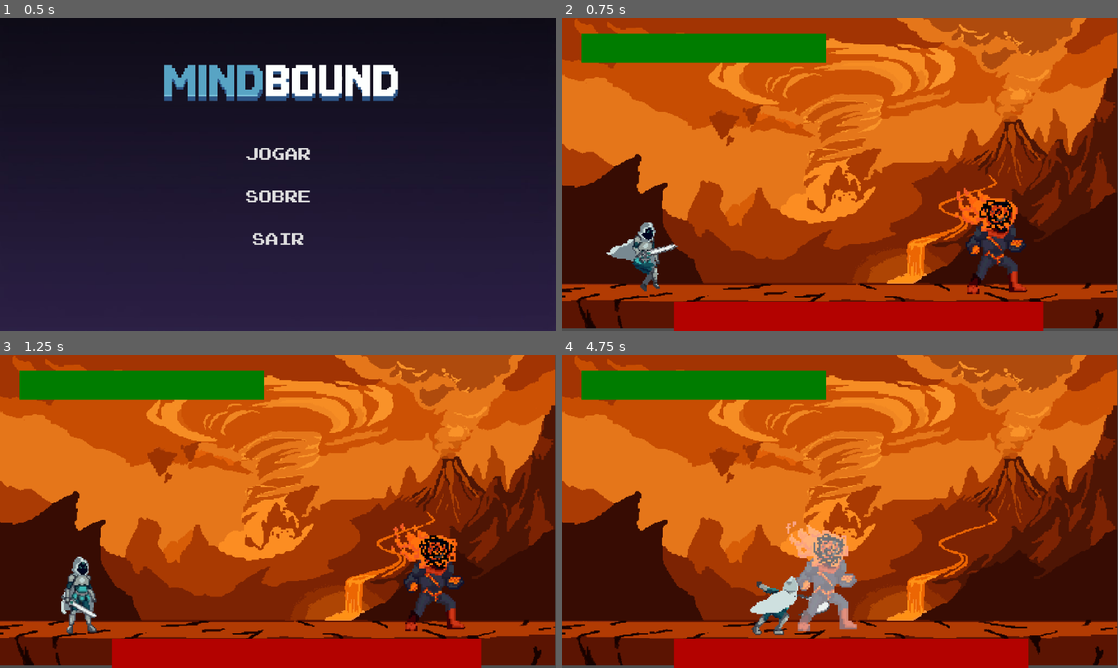
Above: before the commit, frames 1-4 (two rows, left to right).
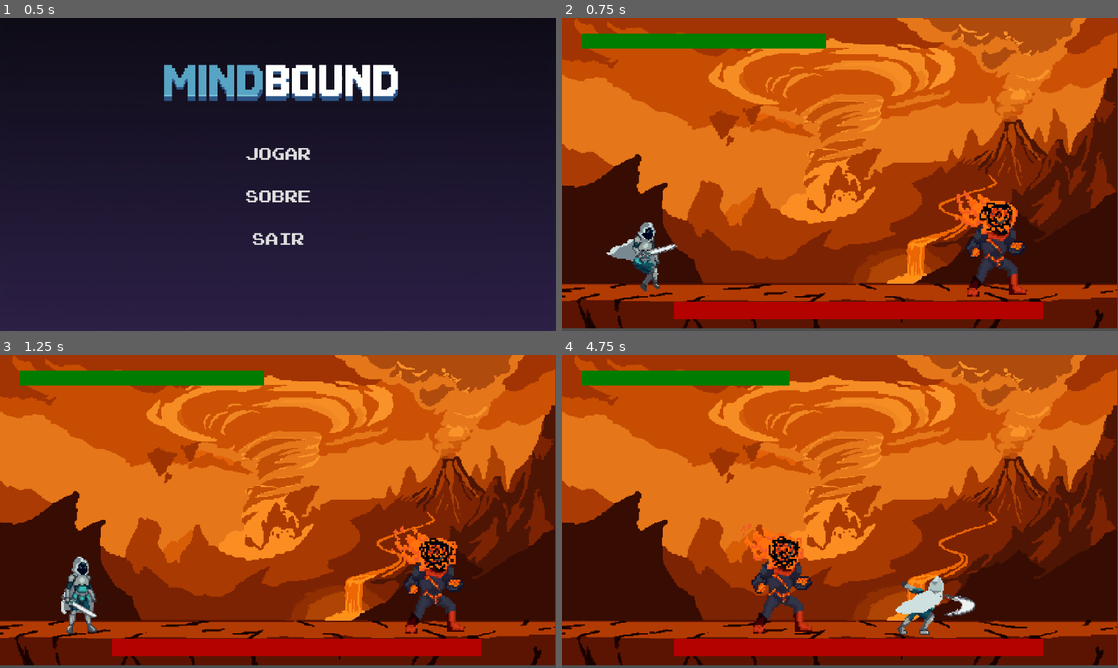
Above: after the commit, the same moments.

Repository: Yagohsl/Mindbound
Game: Godot game, scene res://screens/menu_principal.tscn
The game is run twice, just before and just after one commit, with the same random seed, the same clock (stepped at 60 frames per second) and the same inputs.
Inputs:
- Up to frame 1 (0.5 s): no input
- Up to frame 2 (0.75 s): click "JOGAR" at 0.5 s
- Up to frame 3 (1.25 s): no input
- Up to frame 4 (4.75 s): hold Right (move_right) 1.28-2.78 s; tap X (attack) at 1.35, 2.3, 2.85, 3.8, 4.35 s; tap Space (jump) at 1.52, 2.27, 3.77, 4.52 s; tap C (dash) at 1.55, 2.1, 3.05, 3.6, 4.55 s; hold Left (move_left) 2.78-3.53 s; hold Right (move_right) from 3.53 s (still down)

Frame 1 is identical in both runs. In frame 2, 5.9% of the frame differs, in the area x 3-87%, y 9-100%; in frame 3, 5.9%; in frame 4, 11%, in the area x 3-87%, y 4-100%.

Commit message:
Implement collision layers and player invincibility

Diff:
--- a/boss_ansiedade.gd
+++ b/boss_ansiedade.gd
@@ -34,6 +34,7 @@
 @onready var anim = $AnimationPlayer
 @onready var sprite = $Sprite2D
 @onready var decision_timer = $DecisionTimer
+@onready var damage_area = $DamageArea
 
 # var de controle de ataques
 var dash_direction: int = 0
@@ -48,6 +49,10 @@
 	# gravidade
 	if not is_on_floor() and current_state != State.TELEPORT:
 		velocity.y += gravity * delta
+
+	var bodies = damage_area.get_overlapping_bodies()
+	for body in bodies:
+		body.take_damage(attack_value)
 
 	# execucao da maquina de estados
 	match current_state:
@@ -67,6 +72,9 @@
 			var step = dash_speed * delta
 			velocity.x = dash_direction * dash_speed
 			dash_distance_left -= step
+
+			if is_on_wall():
+				dash_distance_left = 0
 
 			if dash_distance_left <= 0:
 				velocity.x = 0
--- a/boss_ansiedade.tscn
+++ b/boss_ansiedade.tscn
@@ -179,18 +179,15 @@
 &"run": SubResource("Animation_ctdoh")
 }
 
-[sub_resource type="CapsuleShape2D" id="CapsuleShape2D_j6dw7"]
-radius = 63.0
-height = 248.0
+[sub_resource type="RectangleShape2D" id="RectangleShape2D_d2ree"]
+size = Vector2(76, 196)
 
 [sub_resource type="RectangleShape2D" id="RectangleShape2D_2cmim"]
 size = Vector2(111, 243)
 
 [node name="BossAnsiedade" type="CharacterBody2D" unique_id=141011473]
+collision_layer = 4
 script = ExtResource("1_3dk8s")
-speed = null
-dash_speed = null
-health = null
 projectile_scene = ExtResource("2_eu3k4")
 
 [node name="Sprite2D" type="Sprite2D" parent="." unique_id=1486758928]
@@ -205,17 +202,19 @@
 libraries/ = SubResource("AnimationLibrary_k8tpd")
 
 [node name="CollisionShape2D" type="CollisionShape2D" parent="." unique_id=1983617317]
-position = Vector2(-1, 3)
-shape = SubResource("CapsuleShape2D_j6dw7")
+position = Vector2(-7, 23)
+shape = SubResource("RectangleShape2D_d2ree")
 
 [node name="DecisionTimer" type="Timer" parent="." unique_id=721603857]
 wait_time = 1.5
 autostart = true
 
 [node name="DamageArea" type="Area2D" parent="." unique_id=1856169471]
+collision_layer = 0
+collision_mask = 2
 
 [node name="CollisionShape2D" type="CollisionShape2D" parent="DamageArea" unique_id=1749982500]
-position = Vector2(-2.5, 7.5)
+position = Vector2(-5, 15)
 shape = SubResource("RectangleShape2D_2cmim")
 
 [connection signal="timeout" from="DecisionTimer" to="." method="_on_decision_timer_timeout"]
--- a/heroi.gd
+++ b/heroi.gd
@@ -21,6 +21,8 @@
 var is_dashing = false
 var dash_time_left = 0.0
 var dash_cooldown = 0.0
+var is_invincible: bool = false
+@export var invincibility_time: float = 1.0
 
 func _ready() -> void:
 	# Garante que a hitbox começa desativada para não causar dano à toa
@@ -108,11 +110,22 @@
 	move_and_slide()
 
 func take_damage(amount):
+	if is_invincible:
+		return
 	current_health -= amount
 	health_changed.emit(current_health)
-	flash()
+
 	if current_health <= 0:
 		die()
+	else:
+		trigger_invincibility()
+
+func trigger_invincibility():
+	is_invincible = true
+	flash()
+	# espera o tempo de invencibilidade acabar
+	await get_tree().create_timer(invincibility_time).timeout
+	is_invincible = false
 
 func flash():
 	var mat = sprite.material
@@ -121,9 +134,7 @@
 		tween.tween_property(mat, "shader_parameter/flash_modifier", 1.0, 0.0)
 		tween.tween_property(mat, "shader_parameter/flash_modifier", 0.0, 0.15)
 
-# --- MÉTODOS DE CONTROLE DA HITBOX NA ANIMAÇÃO ---
 
-# Chame esta função via Animation Track (Call Method) no exato frame em que a espada acerta o golpe
 func enable_attack_hitbox():
 	if attack_collision:
 		attack_collision.disabled = false
--- a/heroi.tscn
+++ b/heroi.tscn
@@ -176,9 +176,10 @@
 height = 166.0
 
 [sub_resource type="RectangleShape2D" id="RectangleShape2D_u8108"]
-size = Vector2(104, 156.5)
-
-[node name="Heroi" type="CharacterBody2D" unique_id=1426187125]
+size = Vector2(179, 156.5)
+
+[node name="Heroi" type="CharacterBody2D" unique_id=1426187125 groups=["player"]]
+collision_layer = 2
 script = ExtResource("1_u8108")
 
 [node name="Sprite2D" type="Sprite2D" parent="." unique_id=415706927]
@@ -196,9 +197,11 @@
 shape = SubResource("CapsuleShape2D_k7ye4")
 
 [node name="AttackHitbox" type="Area2D" parent="." unique_id=933961876]
+collision_layer = 2
+collision_mask = 4
 
 [node name="CollisionShape2D" type="CollisionShape2D" parent="AttackHitbox" unique_id=1800750668]
-position = Vector2(74, 8.75)
+position = Vector2(111.5, 8.75)
 shape = SubResource("RectangleShape2D_u8108")
 
 [connection signal="animation_finished" from="AnimationPlayer" to="." method="_on_animation_player_animation_finished"]
--- a/project.godot
+++ b/project.godot
@@ -48,6 +48,12 @@
 ]
 }
 
+[layer_names]
+
+2d_render/layer_1="Cenario"
+2d_render/layer_2="Heroi"
+2d_render/layer_3="Inimigos"
+
 [physics]
 
 3d/physics_engine="Jolt Physics"
--- a/projeteis_ansiedade.gd
+++ b/projeteis_ansiedade.gd
@@ -38,7 +38,7 @@
 # Conecte este sinal usando a aba "Node" ao lado do "Inspector"
 func _on_body_entered(body):
 	if body.is_in_group("player"):
-		# Substitui o "hasattr(target, 'dashing')" do Python
-		if body.has_method("take_damage") and not body.dashing:
+		# Corrigido de 'dashing' para 'is_dashing'
+		if body.has_method("take_damage") and not body.is_dashing:
 			body.take_damage(damage)
 			queue_free() # Some ao acertar
--- a/projeteis_ansiedade.tscn
+++ b/projeteis_ansiedade.tscn
@@ -1,12 +1,21 @@
 [gd_scene format=3 uid="uid://br7tf3apryfor"]
 
 [ext_resource type="Script" uid="uid://c8ujet4ig3vlh" path="res://projeteis_ansiedade.gd" id="1_yn7i1"]
+[ext_resource type="Texture2D" uid="uid://ciwyyj4qv0qq8" path="res://assets/images/game/fighters/projectile.png" id="2_sf0kb"]
+
+[sub_resource type="CapsuleShape2D" id="CapsuleShape2D_ecnqf"]
+radius = 16.0
+height = 34.0
 
 [node name="ProjeteisAnsiedade" type="Area2D" unique_id=594192946]
 script = ExtResource("1_yn7i1")
 
 [node name="Sprite2D" type="Sprite2D" parent="." unique_id=1908430827]
+scale = Vector2(3, 3)
+texture = ExtResource("2_sf0kb")
 
 [node name="CollisionShape2D" type="CollisionShape2D" parent="." unique_id=1280588446]
+position = Vector2(0, 1)
+shape = SubResource("CapsuleShape2D_ecnqf")
 
 [connection signal="body_entered" from="." to="." method="_on_body_entered"]
--- a/screens/arena_batalha.tscn
+++ b/screens/arena_batalha.tscn
@@ -27,6 +27,9 @@
 [sub_resource type="RectangleShape2D" id="RectangleShape2D_toxup"]
 size = Vector2(1397, 90)
 
+[sub_resource type="RectangleShape2D" id="RectangleShape2D_xojux"]
+size = Vector2(20, 709)
+
 [node name="Arena" type="Node2D" unique_id=50696584]
 script = ExtResource("1_28jst")
 
@@ -36,7 +39,7 @@
 offset_left = 45.0
 offset_top = 36.0
 offset_right = 608.0
-offset_bottom = 103.0
+offset_bottom = 70.0
 value = 100.0
 nine_patch_stretch = true
 texture_progress = SubResource("GradientTexture2D_2uib8")
@@ -45,7 +48,7 @@
 offset_left = 258.0
 offset_top = 653.0
 offset_right = 1108.0
-offset_bottom = 722.0
+offset_bottom = 693.0
 max_value = 200.0
 value = 200.0
 nine_patch_stretch = true
@@ -68,7 +71,15 @@
 
 [node name="BossAnsiedade" parent="StaticBody2D" unique_id=141011473 node_paths=PackedStringArray("player") instance=ExtResource("3_1rla3")]
 position = Vector2(1001, 505)
-speed = 150.0
-dash_speed = 400.0
-health = 150
 player = NodePath("../Heroi")
+
+[node name="Paredes" type="StaticBody2D" parent="." unique_id=1112115908]
+collision_mask = 6
+
+[node name="CollisionShape2D" type="CollisionShape2D" parent="Paredes" unique_id=2095477062]
+position = Vector2(0, 344.5)
+shape = SubResource("RectangleShape2D_xojux")
+
+[node name="CollisionShape2D2" type="CollisionShape2D" parent="Paredes" unique_id=1669746739]
+position = Vector2(1280, 340)
+shape = SubResource("RectangleShape2D_xojux")
--- /dev/null
+++ b/screens/camera_2d.gd
@@ -0,0 +1,36 @@
+extends Camera2D
+
+@export var player: Node2D
+@export var boss: Node2D
+
+@export var min_zoom: float = 0.7 # Zoom máximo de afastamento (visão geral)
+@export var max_zoom: float = 1.5 # Zoom máximo de aproximação (luta corpo a corpo)
+@export var margin: Vector2 = Vector2(300, 200) # Margem extra para os cantos da tela
+
+func _process(_delta: float) -> void:
+	# Previne erros caso um dos personagens seja derrotado ou removido da cena
+	if not player or not boss:
+		return
+
+	# 1. Ajuste de Posição (Ponto Médio)
+	var mid_point = (player.global_position + boss.global_position) / 2.0
+	global_position = mid_point
+
+	# 2. Ajuste de Zoom (Distância Base)
+	var distance_x = abs(player.global_position.x - boss.global_position.x)
+	var distance_y = abs(player.global_position.y - boss.global_position.y)
+
+	var screen_size = get_viewport_rect().size
+
+	# Calcula qual deveria ser o zoom para a largura e altura caberem na tela
+	var zoom_x = screen_size.x / (distance_x + margin.x)
+	var zoom_y = screen_size.y / (distance_y + margin.y)
+
+	# Escolhe o menor zoom para garantir que ninguém saia da tela
+	var target_zoom = min(zoom_x, zoom_y)
+
+	# Limita o zoom entre os valores mínimo e máximo definidos
+	target_zoom = clamp(target_zoom, min_zoom, max_zoom)
+
+	# Aplica o zoom suavemente (opcional, usar lerp para suavizar a transição do zoom)
+	zoom = zoom.lerp(Vector2(target_zoom, target_zoom), 2.0 * _delta)
Binary file added: assets/images/game/fighters/projectile.png
Not shown, added: assets/images/game/fighters/projectile.png.import
Not shown, added: screens/camera_2d.gd.uid
